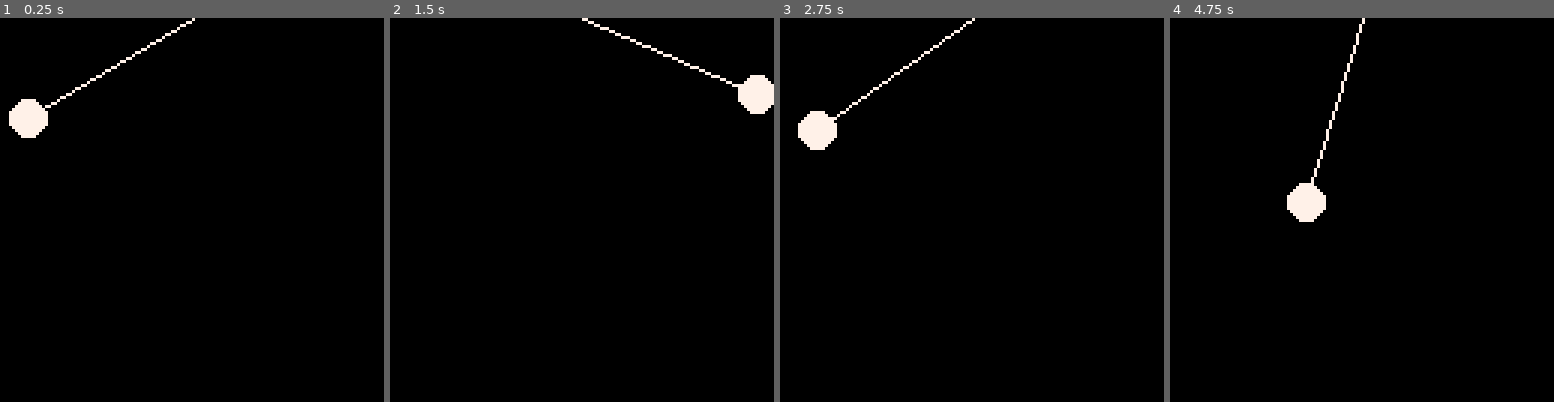
Above: before the commit, frames 1-4 (left to right).
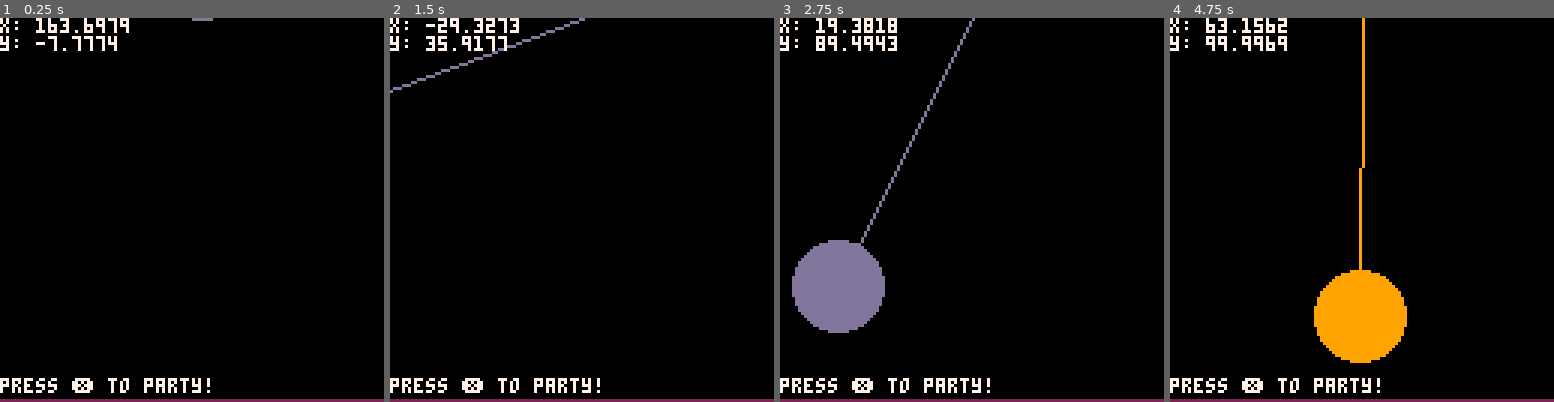
Above: after the commit, the same moments.

Repository: 0x4D5352/mussar.p8
Game: PICO-8 cartridge pendulum.p8
Same seed, same stepped clock (60 frames per second), same inputs: the game is played once before the commit and once after it.
Inputs:
- Up to frame 1 (0.25 s): no input
- Up to frame 2 (1.5 s): tap X (X key) at 0.33, 1.07 s; tap O (Z key) at 0.7 s
- Up to frame 3 (2.75 s): hold Right 1.6-2.1 s; tap O (Z key) at 1.7, 2.1, 2.5 s; tap X (X key) at 1.85 s; hold Up 2.15-2.42 s; hold Right from 2.47 s (still down)
- Up to frame 4 (4.75 s): tap O (Z key) every 0.4 s from 2.9 to 4.5 s; tap X (X key) at 2.97, 4.08 s; release Right at 3.03 s; hold Left 3.08-3.58 s; hold Down 3.63-3.97 s; hold Right 4.02-4.68 s; hold Up from 4.73 s (still down)

The runs differ from the first frame. In frame 1, 3.6% of the frame differs, in the area x 0-100%, y 0-100%; in frame 2, 4.0%; in frame 3, 8.7%; in frame 4, 8.8%.

Commit message:
working pendulum

Diff:
--- a/pendulum.p8
+++ b/pendulum.p8
@@ -2,31 +2,55 @@
 version 42
 __lua__
 -- constants
-pi = 3.141592653589793238462643
+pi = 3.1415
 gravity = 1
 angle_v = 0
 angle_a = 0
-radius = 6
-friction = 0.9
+radius = 15
+friction = 0.995
+
+function rndcolor()
+	-- to avoid choosing black
+	return flr(rnd(15)) + 1
+end
 
 function _init()
 	origin = {x=64, y=0}
 	angle = pi / 4
 	bob = {x=0,y=0}
-	length = 64
+	length = 100
+	clr = rndcolor()
+	party = false
 end
 
+function _update()
+	force = gravity / radius * sin(angle)
+	angle_a = (-1 * force) / length
+	angle_v += angle_a
+	angle_v *= friction
+	angle += angle_v
+	bob['x'] = length * sin(angle) + origin['x']
+	bob['y'] = length * -cos(angle) + origin['y']
+	if rnd() > 0.5 and party then
+		clr = rndcolor()
+	end
+	if btn('❎') and party == false then
+		party = true
+	else if btn('❎') and party == true then
+		party = false
+	end
+	end
+end
 
 function _draw()
 	cls()
-	force = gravity * sin(angle)
-	angle_a = (-1 * force) / length
-	angle_v += angle_a
-	angle += angle_v
-	bob['x'] = length * sin(angle) + origin['x']
-	bob['y'] = length * -cos(angle) + origin['y']
-	line(origin['x'],origin['y'],bob['x'],bob['y'],7)
-	circfill(bob['x'],bob['y'],radius,7)
+	line(origin['x'],origin['y'],bob['x'],bob['y'],clr)
+	circfill(bob['x'],bob['y'],radius,clr)
+	line(0,127,127,127, 2)
+	print("x: "..bob['x'], 7)
+	print("y: "..bob['y'], 7)
+	-- print(party,7)
+	print('press ❎ to party!', 0, 120, 7)
 end
 
 
